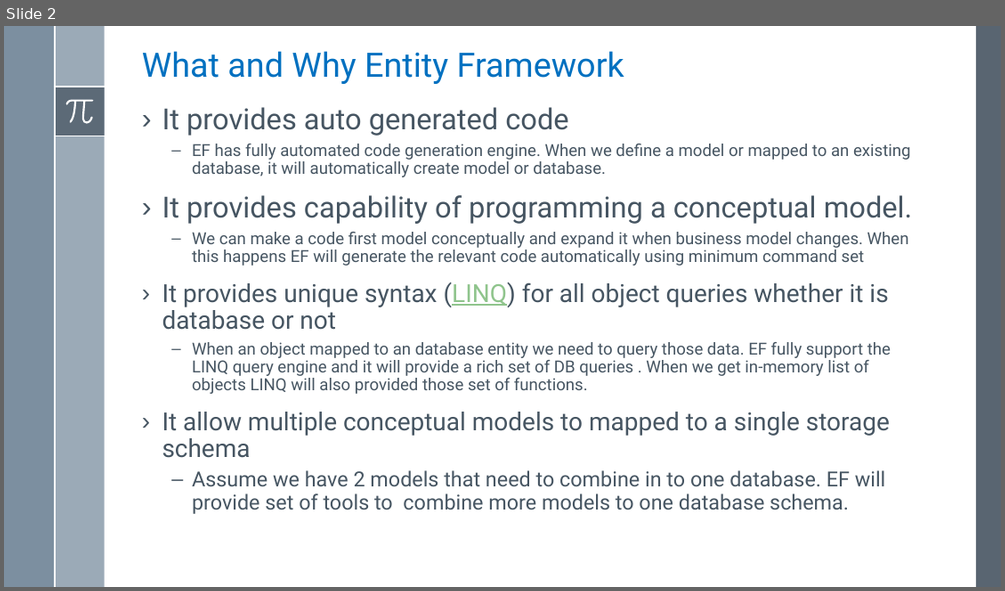
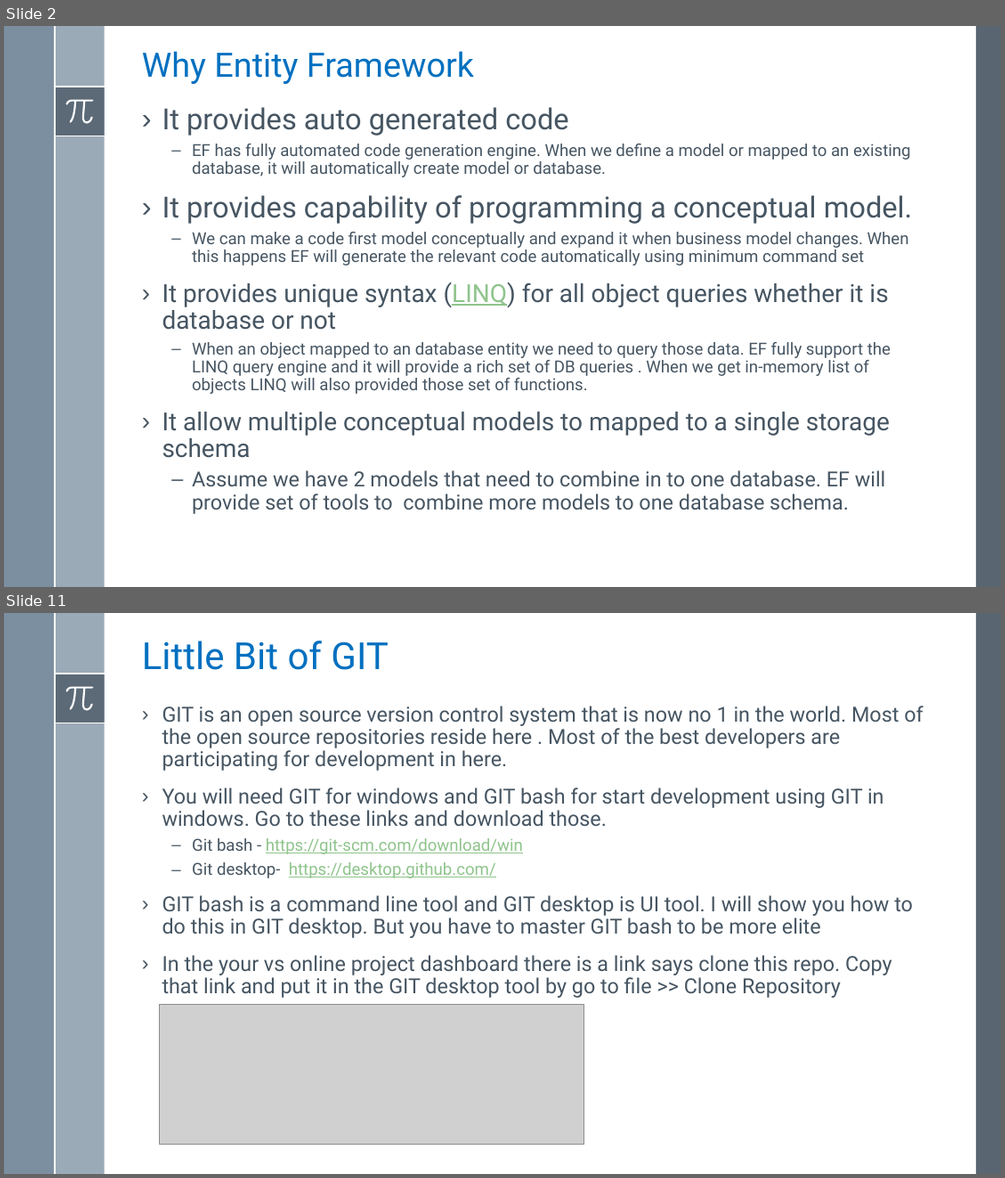
Before and after one commit to asachanxxx/WebApiTraning, a slide deck: Notes/Lesson 1/Lesson 1 - Implement First Bound Context Using Entity Framework.pptx. Shown one above the other, each under a label of ours: slide 2 before the commit, slides 2 and 11 after it; the slides between them are not shown. The pictures are 1005x591 and 1005x1178 pixels, drawn with LibreOffice and Linux fonts; fonts in the diff are those of the drawing; grey boxes stand for pictures. Boxes give left, top, right and bottom in pixels: in the first picture for what was removed or moved away, otherwise in the second. Text is boxed around its words. In the diff, an @@ line names an element or a change of style, - is before the commit and + after.

Commit message:
chenge and add a project

```diff
--- a/Notes/Lesson 1/Lesson 1 - Implement First Bound Context Using Entity Framework.pptx
+++ b/Notes/Lesson 1/Lesson 1 - Implement First Bound Context Using Entity Framework.pptx
@@ slide 11 added at box(4, 613, 1001, 1174), background #FFFFFF; not listed: 8 template elements that a slide beside it also shows @@
@@ title added at box(142, 641, 388, 670), 36 pt, text #0070C0 @@
+Little Bit of GIT
@@ text added at box(162, 706, 922, 997), 20 pt, text #465562 @@
+› GIT is an open source version control system that is now no 1 in the world. Most of the open source repositories reside here . Most of the best developers are participating for development in here.
+› You will need GIT for windows and GIT bash for start development using GIT in windows. Go to these links and download those.
+  – Git bash - https://git-scm.com/download/win
+  – Git desktop- https://desktop.github.com/
+› GIT bash is a command line tool and GIT desktop is UI tool. I will show you how to do this in GIT desktop. But you have to master GIT bash to be more elite
+› In the your vs online project dashboard there is a link says clone this repo. Copy that link and put it in the GIT desktop tool by go to file >> Clone Repository
@@ picture added at box(160, 1004, 583, 1144) @@
@@ slide 2 changed as well @@
@@ title at box(142, 51, 474, 84): text changed @@
-What and Why Entity Framework
+Why Entity Framework
```
Also in this commit, not shown: 2 other slides changed, 17 other slides added, 4 other files.
